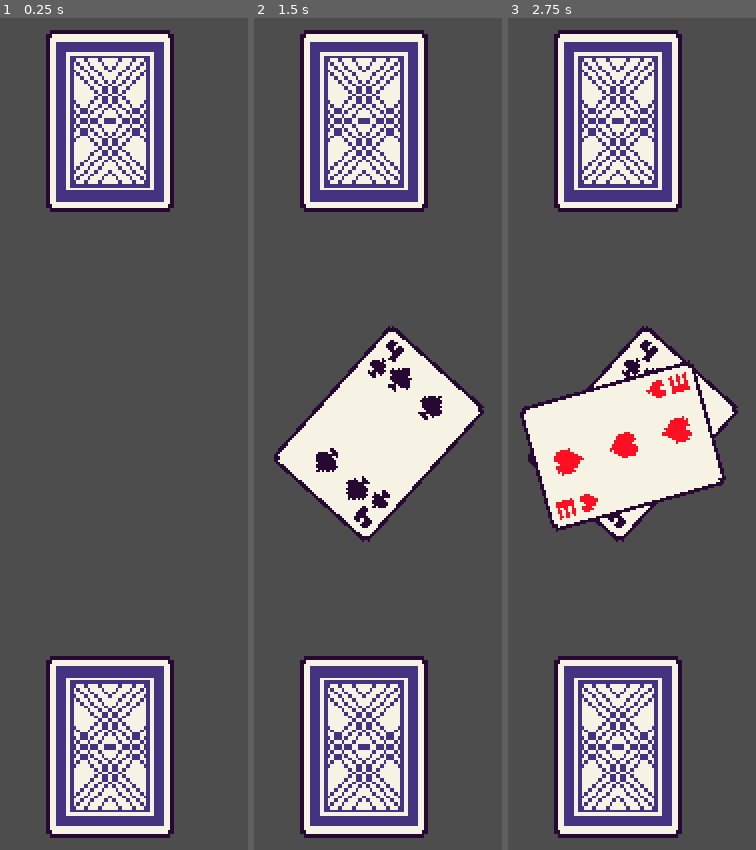
Above: before the commit, frames 1-3 (left to right).
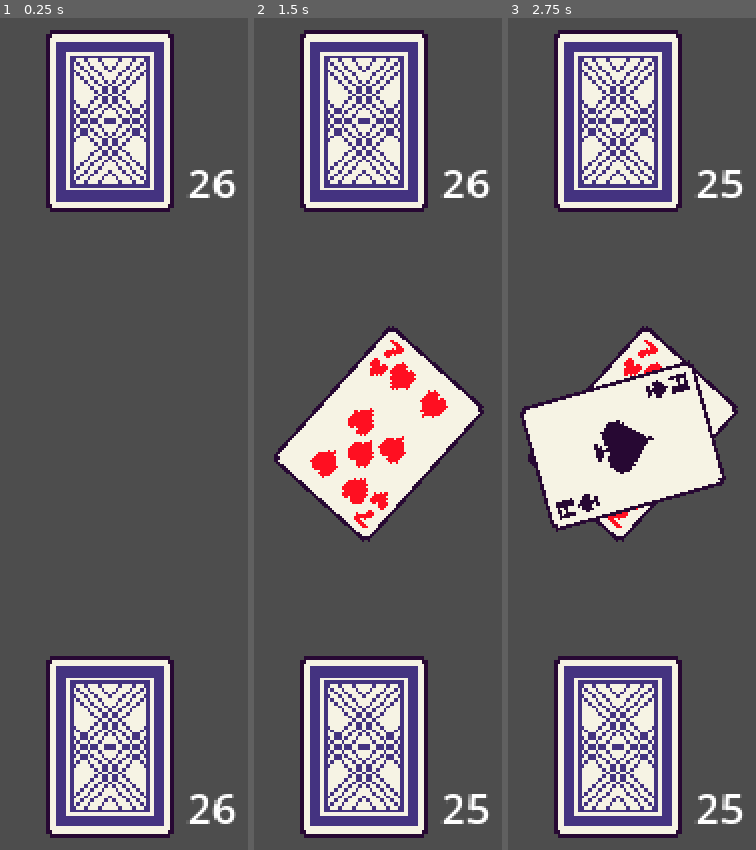
Above: after the commit, the same moments.

Repository: tchrjs/egyptian-war
Game: Godot game, scene res://main.tscn
Two runs of this game, one before a commit and one after it. Both use one fixed random seed, a clock stepped at 60 frames per second and the inputs below.
Inputs (mouse positions are in pixels of both pictures, inside the frame that each line leads up to):
- Up to frame 1 (0.25 s): no input
- Up to frame 2 (1.5 s): tap Enter at 0.5 s; click (363, 434) at 0.67 s; tap Space at 1.25 s; move the mouse to (363, 750) at 1.27 s; click (363, 750) at 1.42 s
- Up to frame 3 (2.75 s): tap Enter at 2 s; move the mouse to (617, 117) at 2.02 s; click (617, 117) at 2.17 s

The runs differ from the first frame. In frame 1, 0.7% of the frame differs, in the area x 76-96%, y 18-97%; in frame 2, 2.9%, in the area x 22-96%, y 18-97%; in frame 3, 2.9%.

Commit message:
added player deck counter

Diff:
--- a/components/cards/deck.gd
+++ b/components/cards/deck.gd
@@ -1,4 +1,6 @@
 class_name Deck extends Node2D
+
+signal deck_updated(card_count: int)
 
 var cards: Array = []
 
@@ -15,9 +17,9 @@
 
 # Ensure that cards have the appropriate z-index ordering.
 func update_order():
-	var card_size = cards.size()
-	for i in range(card_size):
+	for i in range(cards.size()):
 		cards[i].z_index = i
+	deck_updated.emit(cards.size())
 
 # Draw from the top of the pile.
 func draw_card() -> CardTemplate:
--- a/components/entity/dealer/dealer.gd
+++ b/components/entity/dealer/dealer.gd
@@ -7,14 +7,6 @@
 var suits = ["clubs", "diamond", "hearts", "spades"]
 var card_template = load("res://components/cards/card_template.tscn")
 
-# Intial declaration of dealer's deck.
-func _init():
-	deck = Deck.new()
-	deck.set_name("Hand")
-	setup_standard_deck()
-	deck.shuffle_cards()
-	add_child(deck)
-
 # Setups new deck with standard cards.
 func setup_standard_deck():
 	deck.clear()
@@ -23,7 +15,7 @@
 			var instance = card_template.instantiate()
 			instance.card_data = CardData.new(suit, i)
 			deck.add_card(instance)
-	deck.update_order()
+	deck.shuffle_cards()
 
 # Distribute all cards from deck to players.
 func distribute_cards(players: Array):
--- a/components/entity/dealer/dealer.tscn
+++ b/components/entity/dealer/dealer.tscn
@@ -1,13 +1,18 @@
-[gd_scene load_steps=3 format=3 uid="uid://dcx6nvfmchlpi"]
+[gd_scene load_steps=4 format=3 uid="uid://dcx6nvfmchlpi"]
 
 [ext_resource type="Script" path="res://components/entity/dealer/dealer.gd" id="1_h2gby"]
+[ext_resource type="Script" path="res://components/cards/deck.gd" id="2_e65am"]
 
 [sub_resource type="RectangleShape2D" id="RectangleShape2D_acf81"]
 size = Vector2(37, 52)
 
-[node name="Dealer" type="Node2D" node_paths=PackedStringArray("click_area")]
+[node name="Dealer" type="Node2D" node_paths=PackedStringArray("deck", "click_area")]
 script = ExtResource("1_h2gby")
+deck = NodePath("Hand")
 click_area = NodePath("ClickArea")
+
+[node name="Hand" type="Node2D" parent="."]
+script = ExtResource("2_e65am")
 
 [node name="ClickArea" type="Area2D" parent="."]
 input_pickable = false
--- a/components/entity/entity.gd
+++ b/components/entity/entity.gd
@@ -1,7 +1,7 @@
 class_name Entity extends Node2D
 
 # Deck located at the center of the game.
-var deck: Deck
+@export var deck: Deck
 @export var click_area: Area2D
 
 # Sets placement of deck.
--- a/components/entity/player/player.gd
+++ b/components/entity/player/player.gd
@@ -3,11 +3,8 @@
 # Signal list.
 signal card_drawn(card: CardTemplate)
 
-# Intial declaration of player's deck.
-func _init():
-	deck = Deck.new()
-	deck.set_name("Hand")
-	add_child(deck)
+# Deck size label.
+@export var deck_size_label: Label
 
 # Handles what happens when the deck is clicked.
 func deck_clicked():
@@ -16,3 +13,7 @@
 		toggle(false)
 	else:
 		card_drawn.emit(card)
+
+# Updates deck label.
+func _on_deck_updated(card_count: int):
+	deck_size_label.text = str(card_count)
--- a/components/entity/player/player.tscn
+++ b/components/entity/player/player.tscn
@@ -1,13 +1,22 @@
-[gd_scene load_steps=3 format=3 uid="uid://qo5poa01ttff"]
+[gd_scene load_steps=5 format=3 uid="uid://qo5poa01ttff"]
 
 [ext_resource type="Script" path="res://components/entity/player/player.gd" id="1_ilk6r"]
+[ext_resource type="Script" path="res://components/cards/deck.gd" id="2_ky4xb"]
 
 [sub_resource type="RectangleShape2D" id="RectangleShape2D_dpuvv"]
 size = Vector2(37, 52)
 
-[node name="Player" type="Node2D" node_paths=PackedStringArray("click_area")]
+[sub_resource type="Theme" id="Theme_0i260"]
+default_font_size = 12
+
+[node name="Player" type="Node2D" node_paths=PackedStringArray("deck_size_label", "deck", "click_area")]
 script = ExtResource("1_ilk6r")
+deck_size_label = NodePath("DeckSizeLabel")
+deck = NodePath("Hand")
 click_area = NodePath("ClickArea")
+
+[node name="Hand" type="Node2D" parent="."]
+script = ExtResource("2_ky4xb")
 
 [node name="ClickArea" type="Area2D" parent="."]
 input_pickable = false
@@ -15,4 +24,15 @@
 [node name="CollisionShape2D" type="CollisionShape2D" parent="ClickArea"]
 shape = SubResource("RectangleShape2D_dpuvv")
 
+[node name="DeckSizeLabel" type="Label" parent="."]
+offset_left = 22.0
+offset_top = 9.0
+offset_right = 50.0
+offset_bottom = 26.0
+theme = SubResource("Theme_0i260")
+text = "0"
+vertical_alignment = 1
+autowrap_mode = 2
+
+[connection signal="deck_updated" from="Hand" to="." method="_on_deck_updated"]
 [connection signal="input_event" from="ClickArea" to="." method="_on_click_area_input_event"]
--- a/scenes/game/states/deal_state.gd
+++ b/scenes/game/states/deal_state.gd
@@ -2,6 +2,7 @@
 
 func enter():
 	game.setup_players()
+	dealer.setup_standard_deck()
 	dealer.distribute_cards(game.players)
 	transitioned.emit(self, "drawstate")
 
